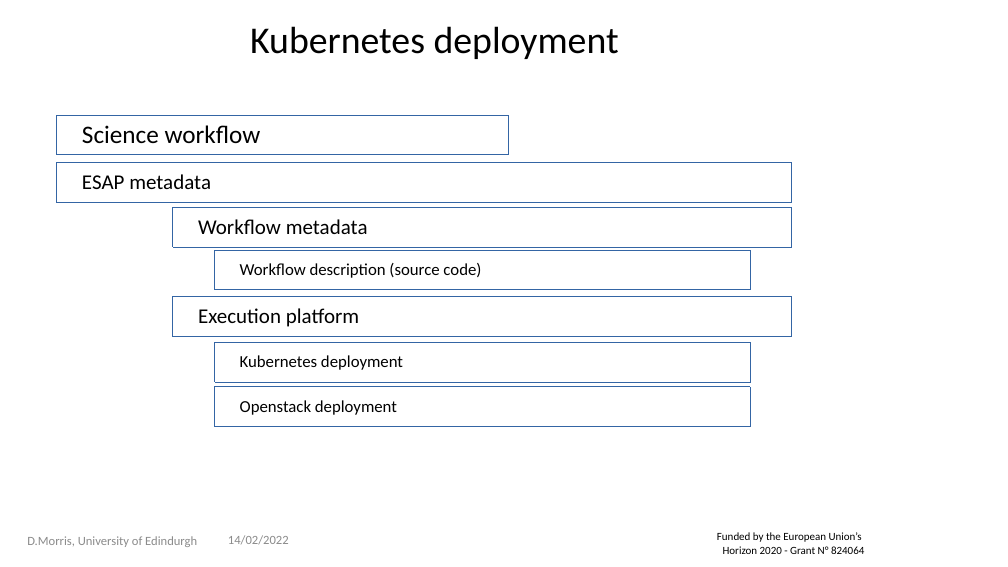
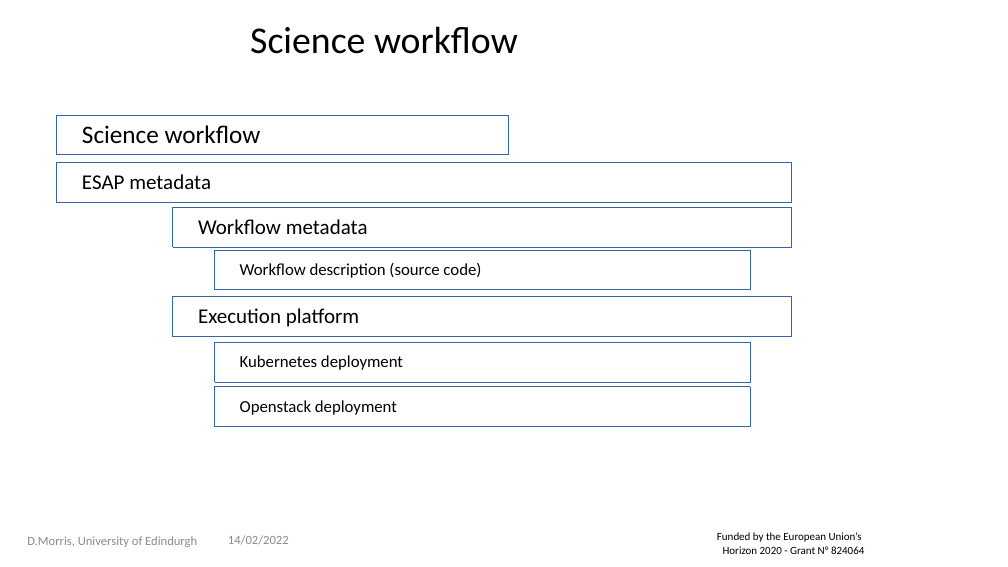
Before and after one commit to Zarquan/jordanita, a slide deck: slide 9 of presentations/20220214-ESAP-metadata/20220214-ESAP-metadata.odp. Drawn at 1008x567 pixels with LibreOffice and Linux fonts; fonts in the diff are those of the drawing; background and template pictures are left out. Boxes give left, top, right and bottom in pixels: in the first picture for what was removed or moved away, otherwise in the second. Text is boxed around its words. In the diff, an @@ line names an element or a change of style, - is before the commit and + after.

```diff
--- a/presentations/20220214-ESAP-metadata/20220214-ESAP-metadata.odp
+++ b/presentations/20220214-ESAP-metadata/20220214-ESAP-metadata.odp
@@ title at box(250, 26, 518, 54): text changed @@
-Kubernetes deployment
+Science workflow
```
Also in this commit, not shown: 1 other file.
